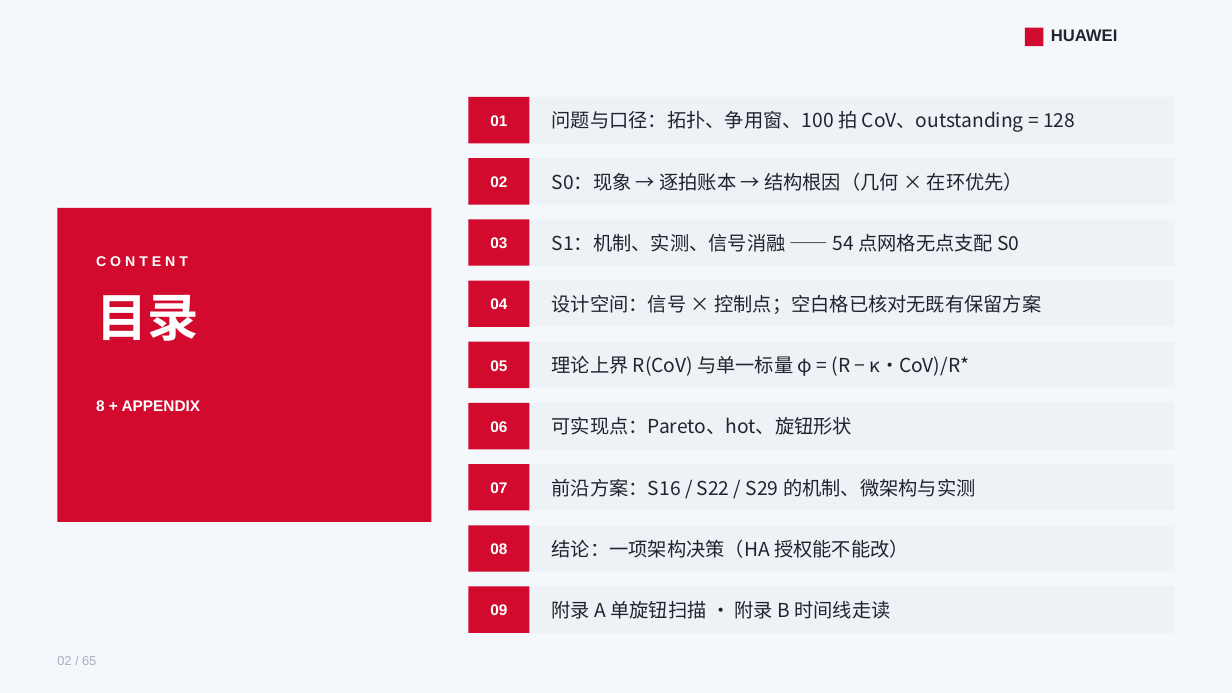
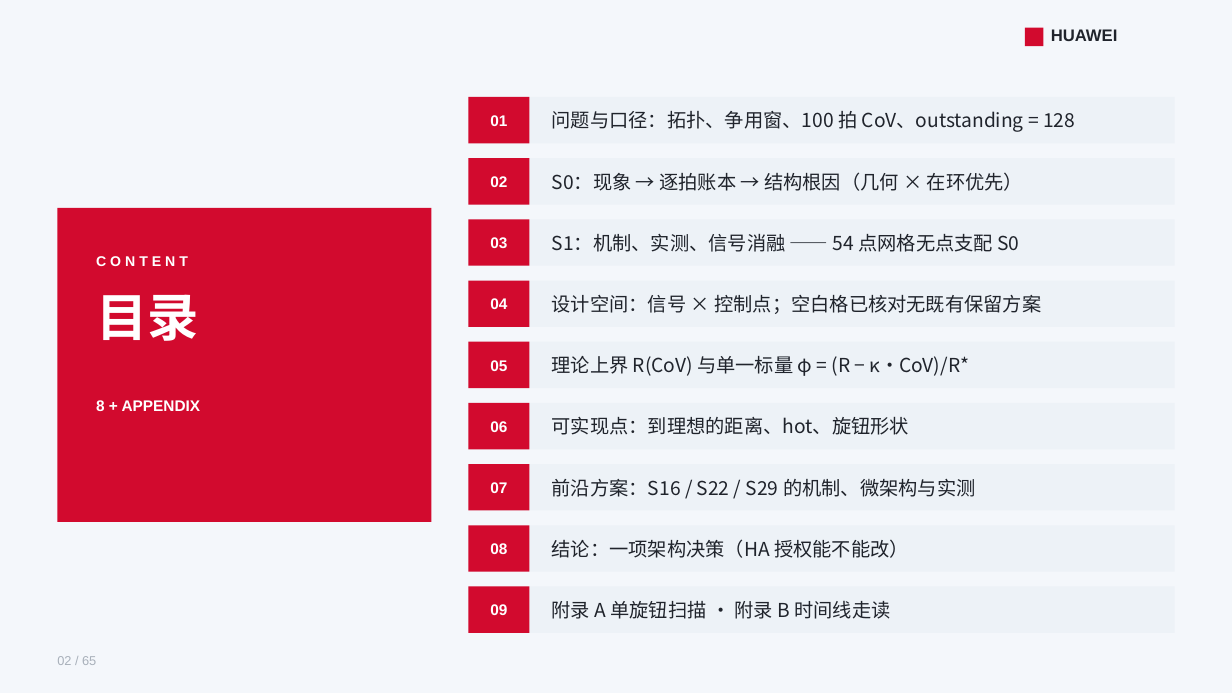
Before and after one commit to lukebest/booksim2, a slide deck: slide 2 of ppt/ring2-write-fairness.pptx. Drawn at 1232x693 pixels with LibreOffice and Linux fonts; fonts in the diff are those of the drawing. Boxes give left, top, right and bottom in pixels: in the first picture for what was removed or moved away, otherwise in the second. Text is boxed around its words. In the diff, an @@ line names an element or a change of style, - is before the commit and + after.

```diff
--- a/ppt/ring2-write-fairness.pptx
+++ b/ppt/ring2-write-fairness.pptx
@@ text at (552,417,909,435): text changed @@
-可实现点：Pareto、hot、旋钮形状
+可实现点：到理想的距离、hot、旋钮形状
```
Also in this commit, not shown: 4 other slides changed, 4 other files.
